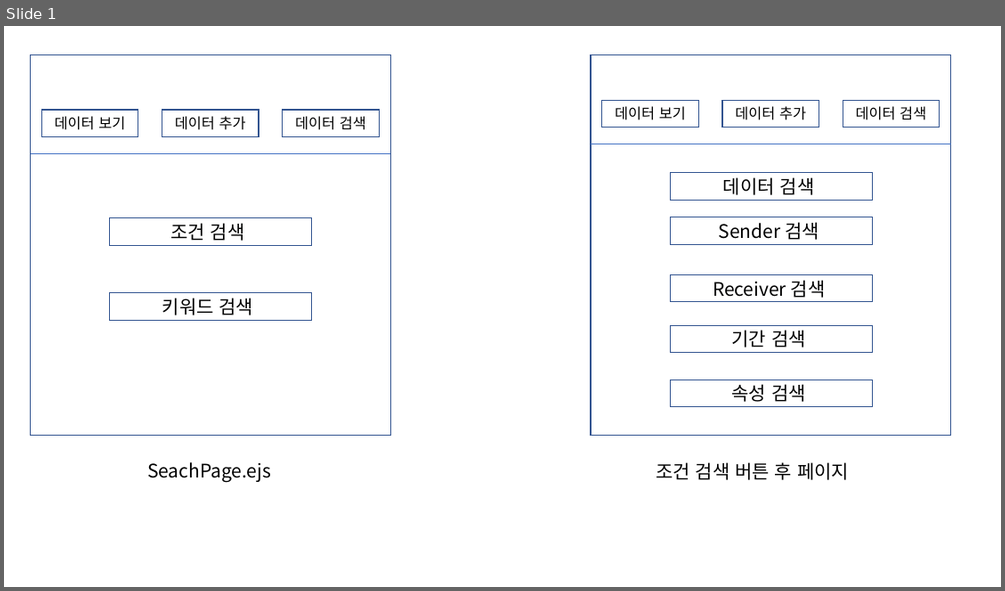
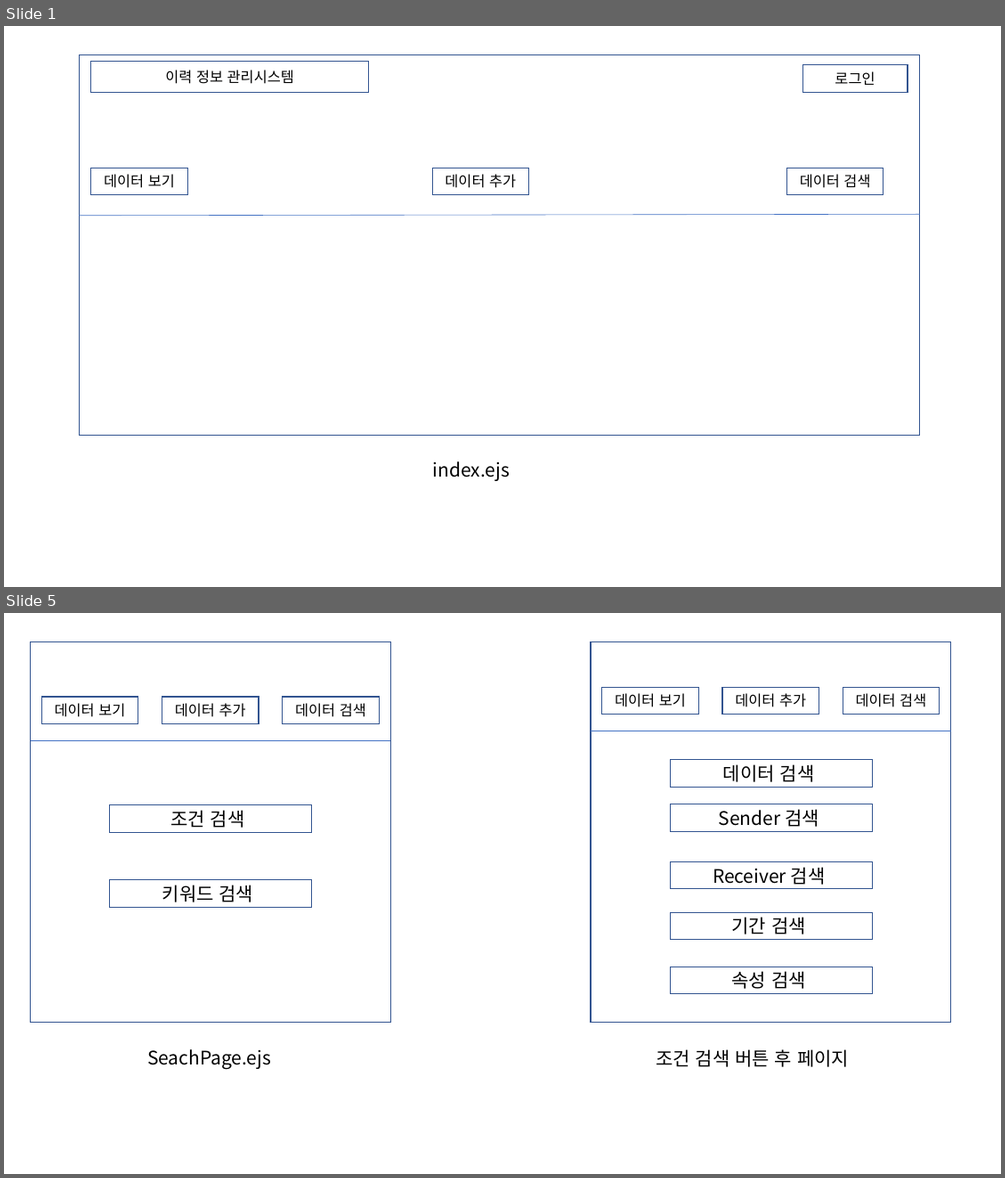
Before and after one commit to YYuJeong/Provenance-Data-Management-System, a slide deck: UI도안.pptx. Shown one above the other, each under a label of ours: slide 1 before the commit, slides 1 and 5 after it; the slides between them are not shown. The pictures are 1005x591 and 1005x1178 pixels, drawn with LibreOffice and Linux fonts; fonts in the diff are those of the drawing. Boxes give left, top, right and bottom in pixels: in the first picture for what was removed or moved away, otherwise in the second. Text is boxed around its words. In the diff, an @@ line names an element or a change of style, - is before the commit and + after.

Commit message:
- UI  로그인 부분 추가

```diff
--- a/UI도안.pptx
+++ b/UI도안.pptx
@@ slide 1 added at box(4, 26, 1001, 587), background #FFFFFF @@
@@ rectangle added at box(79, 55, 920, 435), outline #325491 1 pt @@
@@ rectangle added at box(91, 61, 369, 93), outline #325491 1 pt, 14 pt, text #000000 @@
+이력 정보 관리시스템
@@ rectangle added at box(802, 65, 907, 93), outline #325491 1 pt, 14 pt, text #000000 @@
+로그인
@@ rectangle added at box(91, 168, 188, 194), outline #325491 1 pt, 14 pt, text #000000 @@
+데이터 보기
@@ rectangle added at box(432, 168, 529, 194), outline #325491 1 pt, 14 pt, text #000000 @@
+데이터 추가
@@ rectangle added at box(787, 168, 883, 194), outline #325491 1 pt, 14 pt, text #000000 @@
+데이터 검색
@@ line added from (79, 216) to (920, 215), #4472C4 0.5 pt @@
@@ text added at box(433, 461, 510, 481), 18 pt, text #000000 @@
+index.ejs
@@ what was slide 1 is now slide 5 @@
```
Also in this commit, not shown: 3 other slides added.
